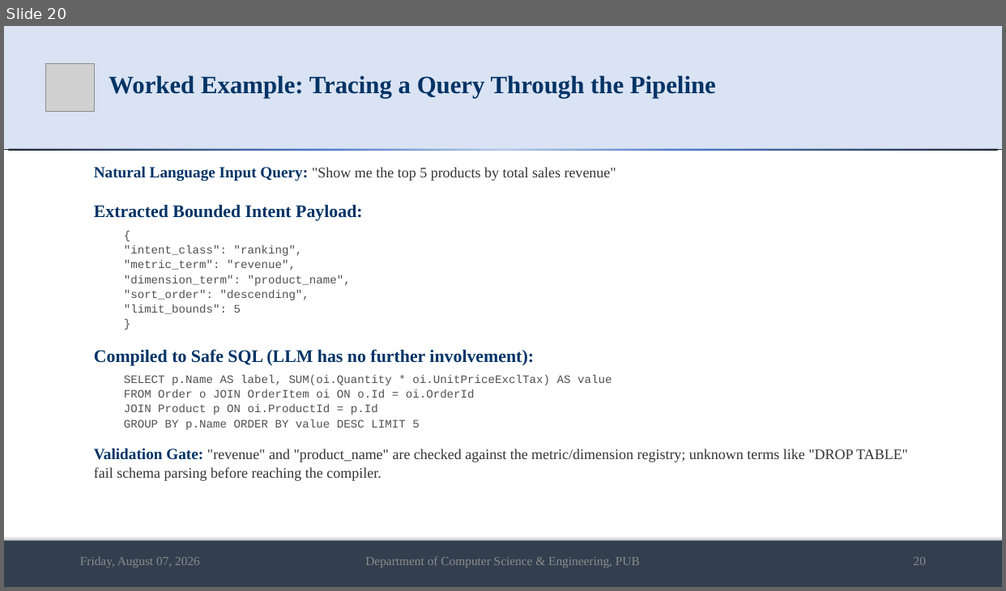
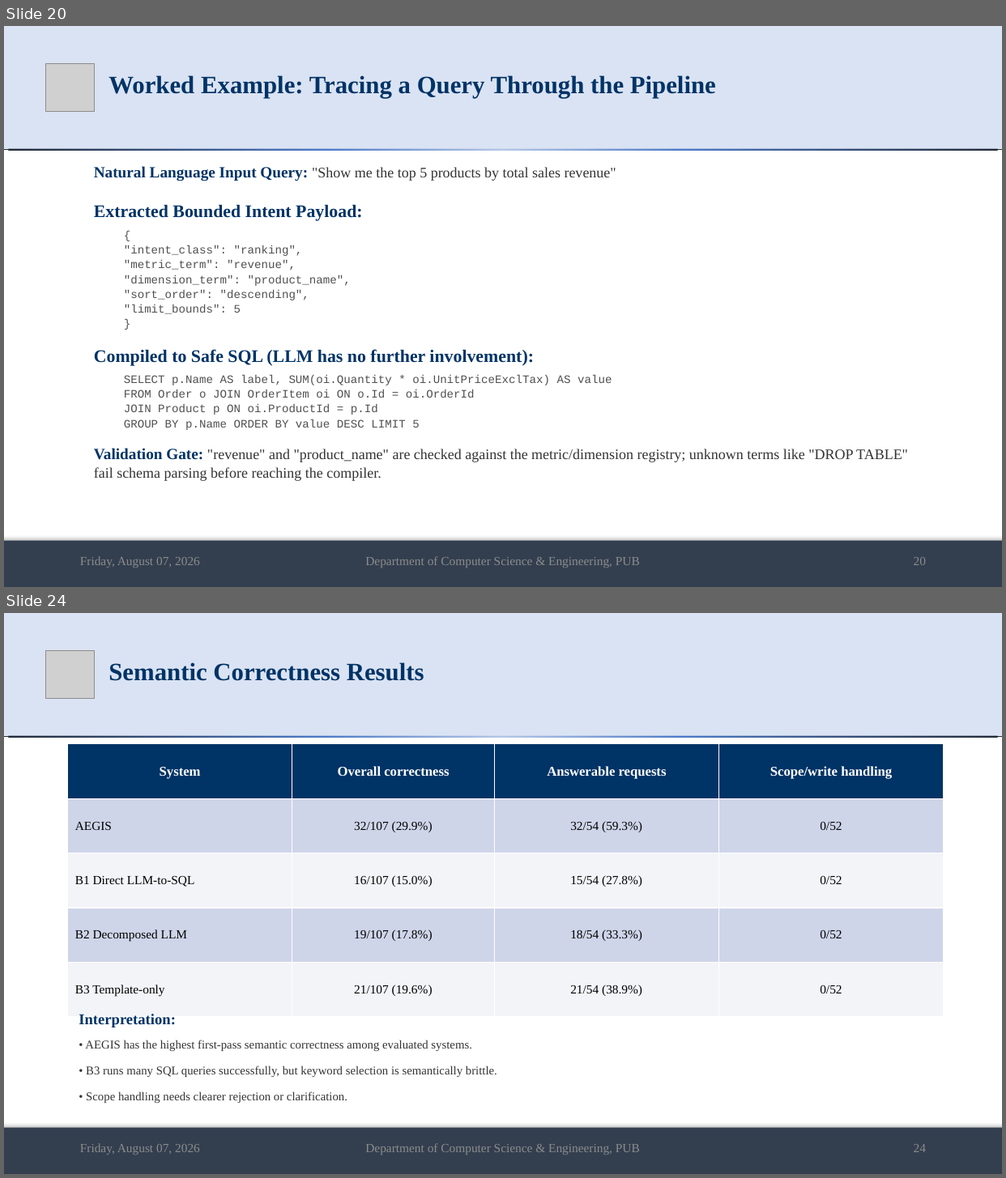
Before and after one commit to md-riaz/AEGIS-Research, a slide deck: docs/scripts/Md_Riaz_Mid_Defense_Final_0322310105101024.pptx. Shown one above the other, each under a label of ours: slide 20 before the commit, slides 20 and 24 after it; the slides between them are not shown. The pictures are 1006x591 and 1006x1178 pixels, drawn with LibreOffice and Linux fonts; fonts in the diff are those of the drawing; grey boxes stand for pictures. Boxes give left, top, right and bottom in pixels: in the first picture for what was removed or moved away, otherwise in the second. Text is boxed around its words. In the diff, an @@ line names an element or a change of style, - is before the commit and + after.

Commit message:
Align mid defense metrics with thesis results

```diff
--- a/docs/scripts/Md_Riaz_Mid_Defense_Final_0322310105101024.pptx
+++ b/docs/scripts/Md_Riaz_Mid_Defense_Final_0322310105101024.pptx
@@ slide 24 added at bbox=[4, 613, 1002, 1174], background #FFFFFF @@
@@ rectangle added at bbox=[4, 613, 1002, 736], fill #DAE3F3 @@
@@ picture added at bbox=[46, 650, 95, 698] @@
@@ title added at bbox=[108, 662, 424, 681], 24 pt, text #003366, bold @@
+Semantic Correctness Results
@@ rectangle added at bbox=[4, 736, 1002, 737], fill gradient #B4C7E7 to #4D79C7 to #222A35 @@
@@ table added at bbox=[68, 744, 944, 1017], 5 rows, 4 columns @@
+System | Overall correctness | Answerable requests | Scope/write handling
+AEGIS | 32/107 (29.9%) | 32/54 (59.3%) | 0/52
+B1 Direct LLM-to-SQL | 16/107 (15.0%) | 15/54 (27.8%) | 0/52
+B2 Decomposed LLM | 19/107 (17.8%) | 18/54 (33.3%) | 0/52
+B3 Template-only | 21/107 (19.6%) | 21/54 (38.9%) | 0/52
@@ text added at bbox=[79, 1014, 497, 1103], 11.5 pt, text #333333 @@
+Interpretation:
+• AEGIS has the highest first-pass semantic correctness among evaluated systems.
+• B3 runs many SQL queries successfully, but keyword selection is semantically brittle.
+• Scope handling needs clearer rejection or clarification.
@@ rectangle added at bbox=[4, 1128, 1002, 1174], fill #333F50 @@
@@ text added at bbox=[80, 1144, 200, 1155], 12 pt, text #8C8C8C @@
+Friday, August 07, 2026
@@ text added at bbox=[365, 1144, 640, 1155], 12 pt, text #8C8C8C @@
+Department of Computer Science & Engineering, PUB
@@ text added at bbox=[914, 1144, 926, 1152], 12 pt, text #8C8C8C @@
+24
```
Also in this commit, not shown: 11 slides changed, 1 other slide added, 2 other files.
